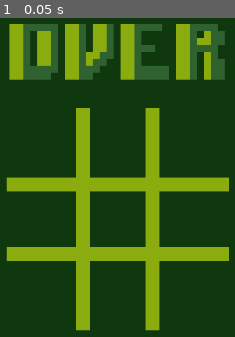
Above: before the commit, frame 1.
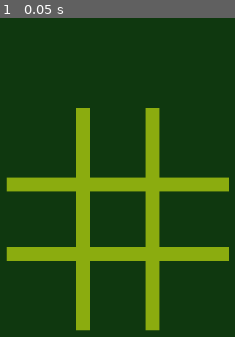
Above: after the commit, the same moment.

Repository: kyodaii/this-is-tictactoe
Game: Godot game, scene res://Game.tscn
Same seed, same stepped clock (60 frames per second), same inputs: the game is played once before the commit and once after it.
Inputs:
- Up to frame 1 (0.05 s): no input

The runs differ from the first frame. In frame 1, 12% of the frame differs, in the area x 3-96%, y 1-20%.

Commit message:
Update Game.tscn

Diff:
--- a/Game.tscn
+++ b/Game.tscn
@@ -1,9 +1,8 @@
-[gd_scene load_steps=5 format=3 uid="uid://ccldumoegdd5r"]
+[gd_scene load_steps=4 format=3 uid="uid://ccldumoegdd5r"]
 
 [ext_resource type="Texture2D" uid="uid://bw4fwwn647eii" path="res://sprites/tictactoegrid.png" id="1_you7v"]
 [ext_resource type="Script" path="res://CellManager.gd" id="2_roqax"]
 [ext_resource type="PackedScene" uid="uid://d1dxfsq7bwwdw" path="res://cell.tscn" id="2_s1sg2"]
-[ext_resource type="Texture2D" uid="uid://if1pnj4h0heg" path="res://sprites/win_state.png" id="4_058vy"]
 
 [node name="Game" type="Node2D"]
 
@@ -41,8 +40,3 @@
 
 [node name="Cell9" parent="CellManager" instance=ExtResource("2_s1sg2")]
 position = Vector2(686, 426)
-
-[node name="WinState" type="Sprite2D" parent="."]
-position = Vector2(584, 89.0001)
-scale = Vector2(10, 10)
-texture = ExtResource("4_058vy")
